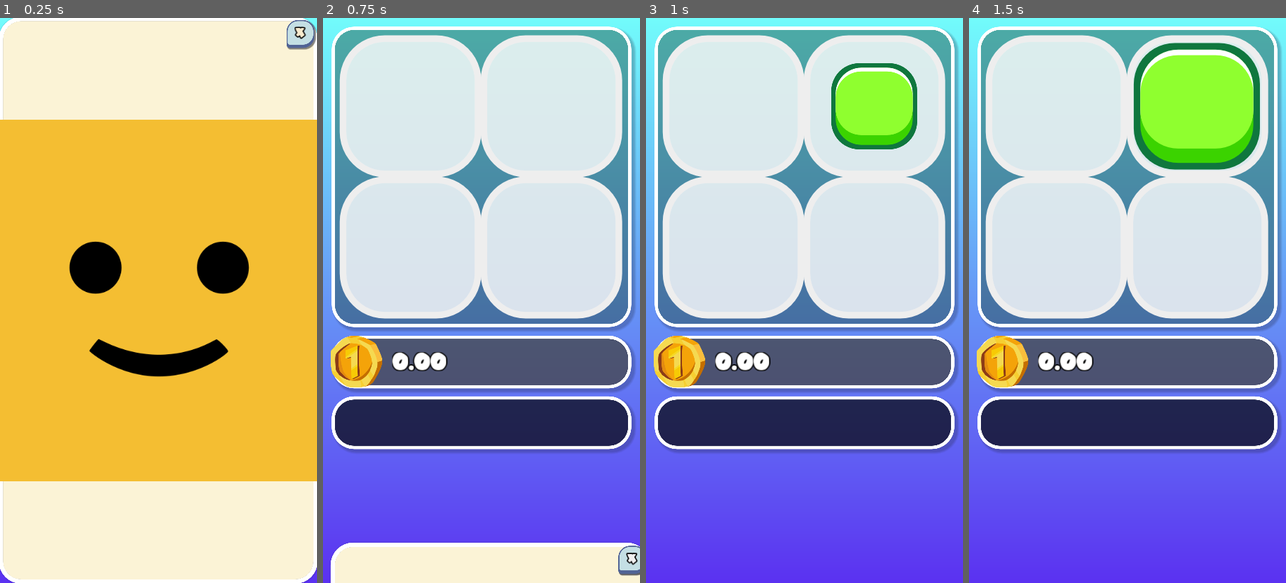
Above: before the commit, frames 1-4 (left to right).
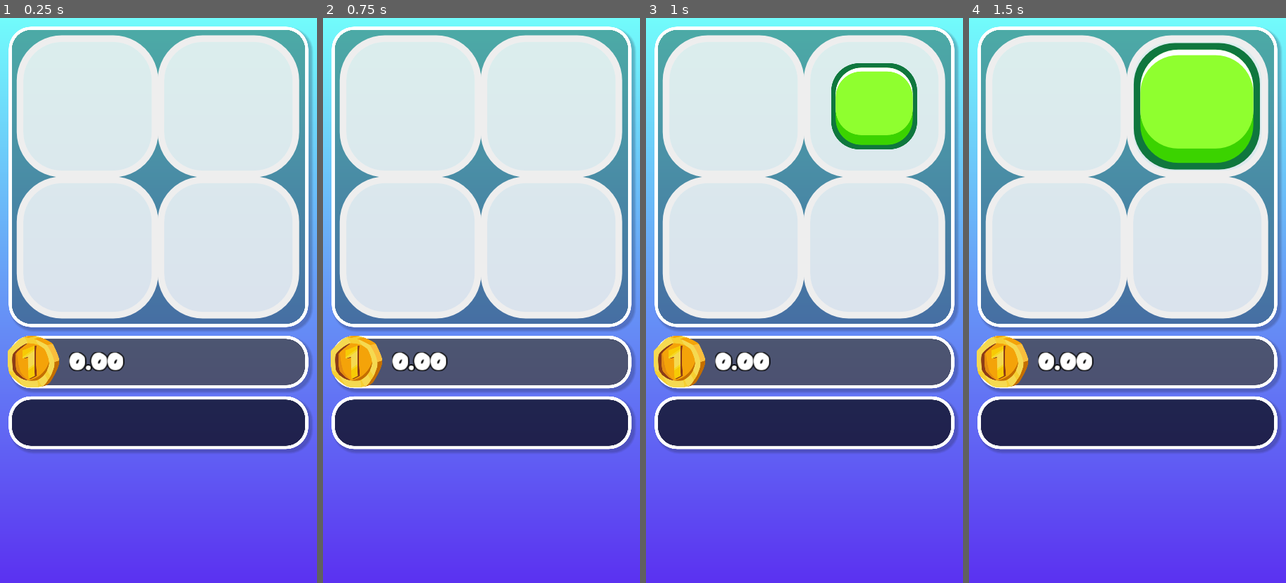
Above: after the commit, the same moments.

Repository: TimothyAlexisVass/a-game
Game: Godot game, scene res://scenes/main.tscn
The game is run twice, just before and just after one commit, with the same random seed, the same clock (stepped at 60 frames per second) and the same inputs.
Inputs (mouse positions are in pixels of both pictures, inside the frame that each line leads up to):
- Up to frame 1 (0.25 s): no input
- Up to frame 2 (0.75 s): click (624, 34) at 0.5 s, where only the run before the commit has a clickable "X"
- Up to frame 3 (1 s): no input
- Up to frame 4 (1.5 s): move the mouse to (1197, 272) at 1.27 s; hold Right (ui_right) from 1.28 s (still down); click (1197, 272) at 1.42 s

The runs differ from the first frame. In frame 1, 98% of the frame differs, in the area x 0-100%, y 0-100%; in frame 2, 6.9%; in frame 3, nothing differs; in frame 4, nothing differs.

Commit message:
Added total_recycles achievement.

Diff:
--- a/scenes/main.tscn
+++ b/scenes/main.tscn
@@ -786,6 +786,7 @@
 autowrap = true
 
 [node name="Splash" type="Panel" parent="."]
+visible = false
 margin_right = 576.0
 margin_bottom = 1024.0
 custom_styles/panel = SubResource( 19 )
--- a/scripts/achievements.gd
+++ b/scripts/achievements.gd
@@ -34,13 +34,13 @@
 						1000000,
 						1234567890,
 						11111111111,
-						pow(10,12)],
+						pow(10, 12)],
 		"reward": [1, 1.5, 2, 1.5, 1 + 1/3, 1.25, 1.2],
 		"image": load("res://assets/achievement_images/coin.svg"),
 		"description": ["Enables upgrades and income.", "Base income +50%", "Doubles base income.", "Base income +50%", "Base income +1/3", "Base income +25%", "Base income +20%"]
 	},
 	{
-		"name": "total_coins_ever",
+		"name": "total_coins",
 		"level": 0,
 		"title": ["1K Total coins ever",
 				  "1M Total coins ever",
@@ -48,15 +48,34 @@
 				  "1Qa Total coins ever",
 				  "1Qi Total coins ever",
 				  "1Sx Total coins ever"],
-		"requirement": [pow(10,3),
-						pow(10,6),
-						pow(10,9),
-						pow(10,12),
-						pow(10,15),
-						pow(10,18)],
+		"requirement": [pow(10, 3),
+						pow(10, 6),
+						pow(10, 9),
+						pow(10, 12),
+						pow(10, 15),
+						pow(10, 18)],
 		"reward": [2, 2, 2, 2, 2, 2],
 		"image": load("res://assets/achievement_images/coin.svg"),
 		"description": ["Doubles income multiplier", "Doubles income multiplier", "Doubles income multiplier", "Doubles income multiplier", "Doubles income multiplier", "Doubles income multiplier"]
+	},
+	{
+		"name": "total_recycles",
+		"level": 0,
+		"title": ["100 Recycles",
+				  "1000 Recycles",
+				  "10000 Recycles",
+				  "100000 Recycles",
+				  "1 Million Recycles",
+				  "1 Billion Recycles"],
+		"requirement": [pow(10, 2),
+						pow(10, 3),
+						pow(10, 4),
+						pow(10, 5),
+						pow(10, 6),
+						pow(10, 9)],
+		"reward": [1.5, 1.5, 2, 2, 2, 10],
+		"image": load("res://assets/achievement_images/coin.svg"),
+		"description": ["50% bonus when recycling a full board", "Increase full board bonus by 50%", "Doubles full board bonus", "Doubles full board bonus", "Doubles full board bonus", "1000% full board bonus"]
 	}
 ]
 
@@ -132,8 +151,10 @@
 	match(achievement.name):
 		"coins":
 			return 100 * Global.data.coins / achievement.requirement[achievement.level]
-		"total_coins_ever":
-			return 100 * Global.data.total_coins_ever / achievement.requirement[achievement.level]
+		"total_coins":
+			return 100 * Global.data.total_coins / achievement.requirement[achievement.level]
+		"total_recycles":
+			return 100 * Global.data.total_recycles / achievement.requirement[achievement.level]
 
 func _check_if_achieved(achievement):
 	# Move to array "completed" if all levels are completed
@@ -147,9 +168,13 @@
 				if Global.data.coins >= achievement.requirement[achievement.level]:
 					Global.data.base_income *= achievement.reward[achievement.level]
 					achieved = true
-			"total_coins_ever":
-				if Global.data.total_coins_ever >= achievement.requirement[achievement.level]:
+			"total_coins":
+				if Global.data.total_coins >= achievement.requirement[achievement.level]:
 					Global.data.income_multiplier *= achievement.reward[achievement.level]
+					achieved = true
+			"total_recycles":
+				if Global.data.total_recycles >= achievement.requirement[achievement.level]:
+					Global.data.full_board_multiplier *= achievement.reward[achievement.level]
 					achieved = true
 		if achieved:
 			Main.display_notification(achievement.title[achievement.level] + " (" + achievement.description[achievement.level] + ")")
--- a/scripts/global.gd
+++ b/scripts/global.gd
@@ -12,7 +12,8 @@
 	"move_timer": 10,
 	"moves_left": 500,
 	"coins": 0.0,
-	"total_coins_ever": 0.0,
+	"total_coins": 0.0,
+	"total_recycles": 0,
 	"base_income": 0.0,
 	"board_income": 0.0,
 	"total_income": 0.0,
--- a/scripts/main.gd
+++ b/scripts/main.gd
@@ -131,7 +131,7 @@
 func change_total(amount, position):
 	Global.data.coins += amount
 	if amount > 0:
-		Global.data.total_coins_ever += amount
+		Global.data.total_coins += amount
 
 	display_profit_object = profit_indicator.instance()
 	display_profit_object.position = position
@@ -329,8 +329,7 @@
 	set_board_variables()
 	tile_board.initialize_board()
 
-	print(Global.data.upgrades_levels)
-	print(upgrades_panel.open_upgrades[0].level)
+	print(Global.data)
 
 	if Global.data.board_size == 2 and Global.data.coins < 1:
 		Main.move_info.visible = false
--- a/scripts/tile_board.gd
+++ b/scripts/tile_board.gd
@@ -343,4 +343,5 @@
 				tile.collect_tile(get_node("/root/main/Info/CoinsInfo/CoinSprite").global_position + Vector2(50,0))
 				Global.data.all_tiles[column][row] = null
 	Global.data.all_tiles = null
+	Global.data.total_recycles += 1
 	initialize_board()
Not shown, changed: next-actions
